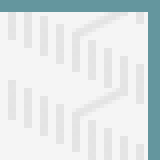
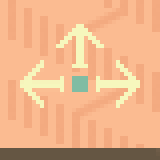
Comparing the layer stacks of the two 160x160 images. Changes:
added group "Group 3" with 5 layers above "Group 2" over [20, 24, 140, 144]
added layer "CENTER" in group "Group 3" over [72, 76, 88, 92]
added layer "Right 2" in group "Group 3" over [96, 60, 140, 108]
added layer "Up 4" in group "Group 3" over [56, 24, 104, 68]
added layer "Left 8" in group "Group 3" over [20, 60, 64, 108]
showed "1", painted on it over [0, 148, 160, 160]
hid "2", painted on it over [148, 0, 160, 160]
hid "4", painted on it over [0, 0, 160, 12]
added layer "Color Fill 1" (linear light, 57%) in group "Group 1" over [0, 0, 160, 160]
